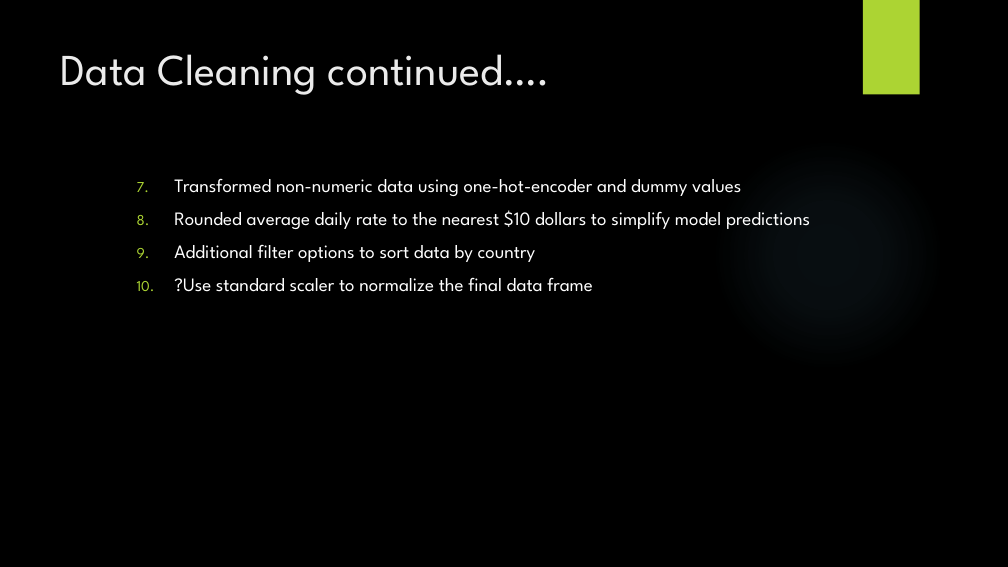
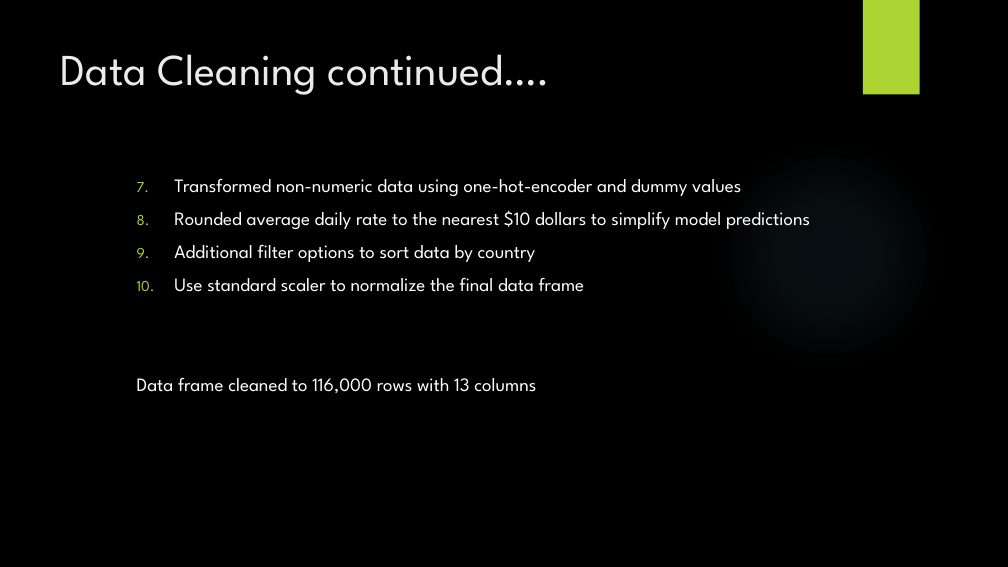
Before and after one commit to johnmyronmillar/HotelPricePredictor, a slide deck: slide 6 of Project_Presentation.pptx. Drawn at 1008x567 pixels with LibreOffice and Linux fonts; fonts in the diff are those of the drawing; background and template pictures are left out. Boxes give left, top, right and bottom in pixels: in the first picture for what was removed or moved away, otherwise in the second. Text is boxed around its words. In the diff, an @@ line names an element or a change of style, - is before the commit and + after.

```diff
--- a/Project_Presentation.pptx
+++ b/Project_Presentation.pptx
@@ text at bbox=[137, 278, 585, 393]: text changed @@
-  10. ?Use standard scaler to normalize the final data frame
+  10. Use standard scaler to normalize the final data frame
+  Data frame cleaned to 116,000 rows with 13 columns
```
Also in this commit, not shown: 6 other slides changed.
